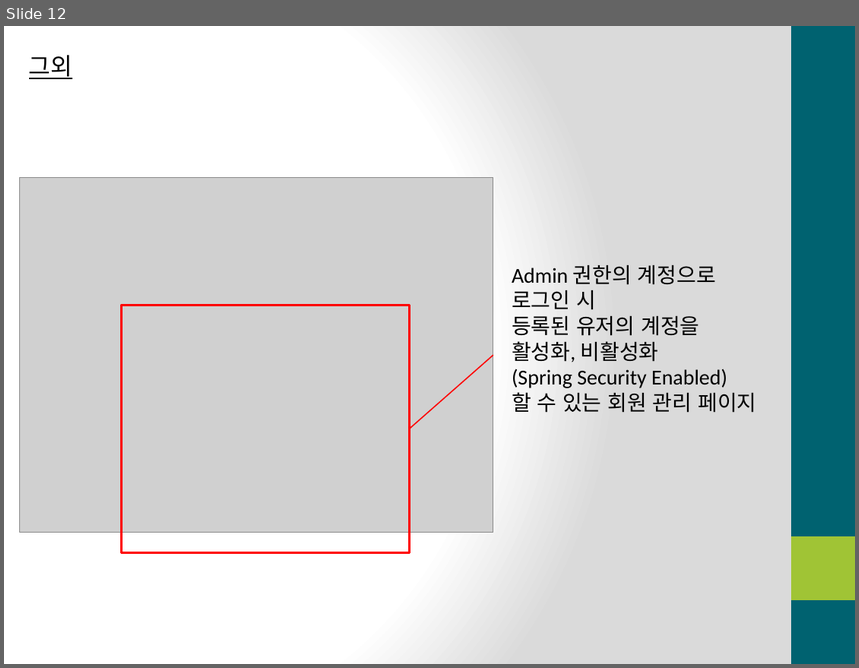
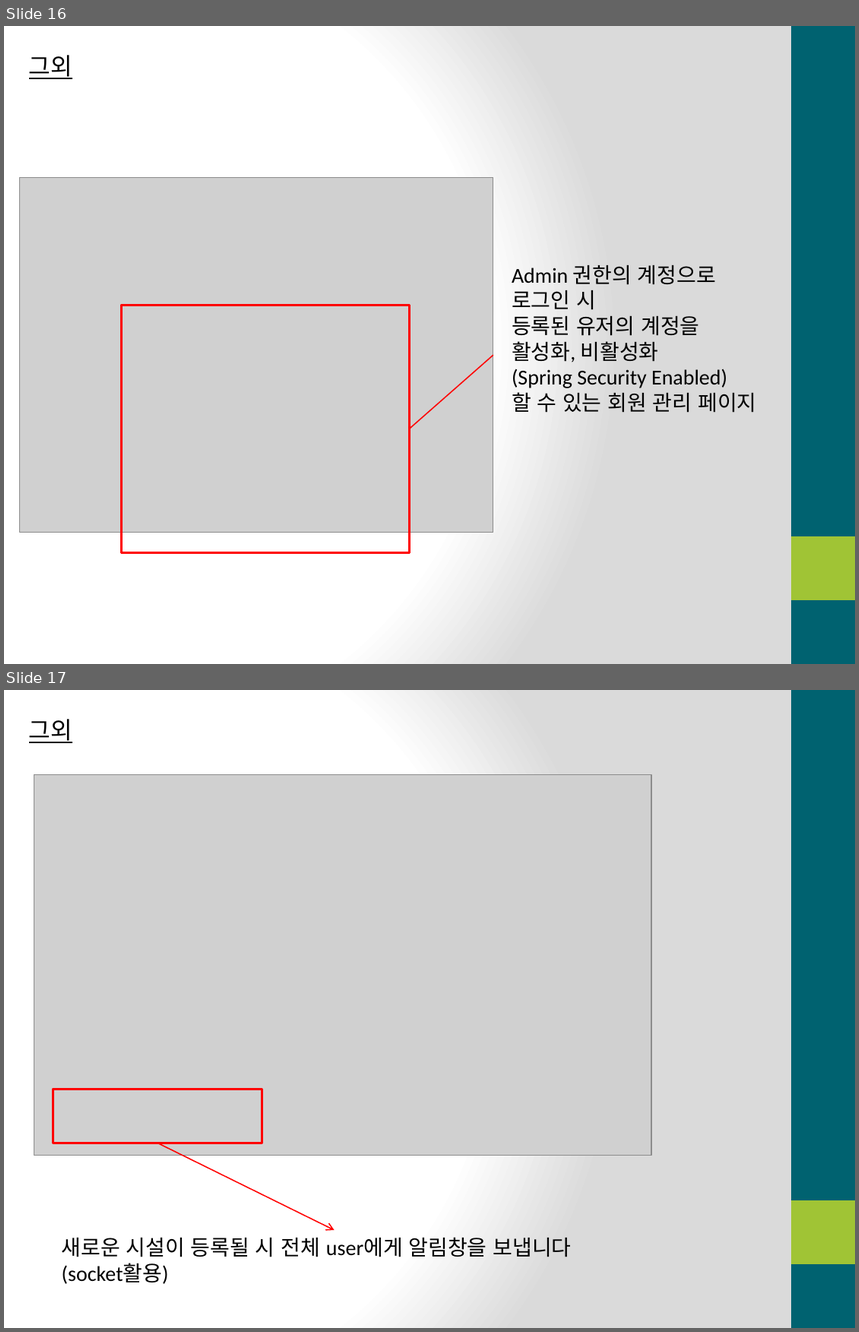
Before and after one commit to atakage/RoujinHome, a slide deck: RoujinHomePPT/RoujinHomePPT.pptx. Shown one above the other, each under a label of ours: slide 12 before the commit, slides 16 and 17 after it. The pictures are 859x668 and 859x1332 pixels, drawn with LibreOffice and Linux fonts; fonts in the diff are those of the drawing; grey boxes stand for pictures. Boxes give left, top, right and bottom in pixels: in the first picture for what was removed or moved away, otherwise in the second. Text is boxed around its words. In the diff, an @@ line names an element or a change of style, - is before the commit and + after.

```diff
--- a/RoujinHomePPT/RoujinHomePPT.pptx
+++ b/RoujinHomePPT/RoujinHomePPT.pptx
@@ slide 17 added at bbox=[4, 690, 855, 1328], background gradient #FFFFFF to #DADADA; not listed: 2 template elements that a slide beside it also shows @@
@@ text added at bbox=[29, 719, 72, 743], 20 pt, text #000000, underline @@
+그외
@@ picture added at bbox=[34, 774, 651, 1156] @@
@@ frame added at bbox=[53, 1089, 262, 1143], fill #A0C435, outline #FF0000 2 pt @@
@@ arrow added from (158, 1143) to (335, 1230), #FF0000 1 pt @@
@@ text added at bbox=[62, 1237, 572, 1284], 18 pt, text #000000 @@
+새로운 시설이 등록될 시 전체 user에게 알림창을 보냅니다
+(socket활용)
@@ what was slide 12 is now slide 16 @@
```
Also in this commit, not shown: 3 slides changed, 5 other slides added, 22 other files.
